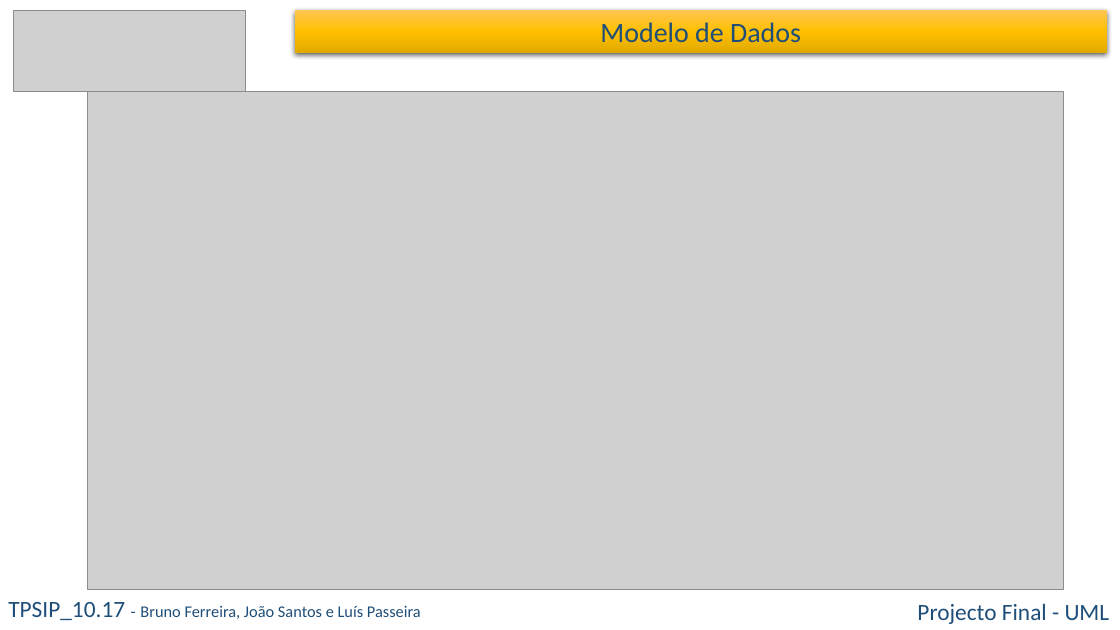
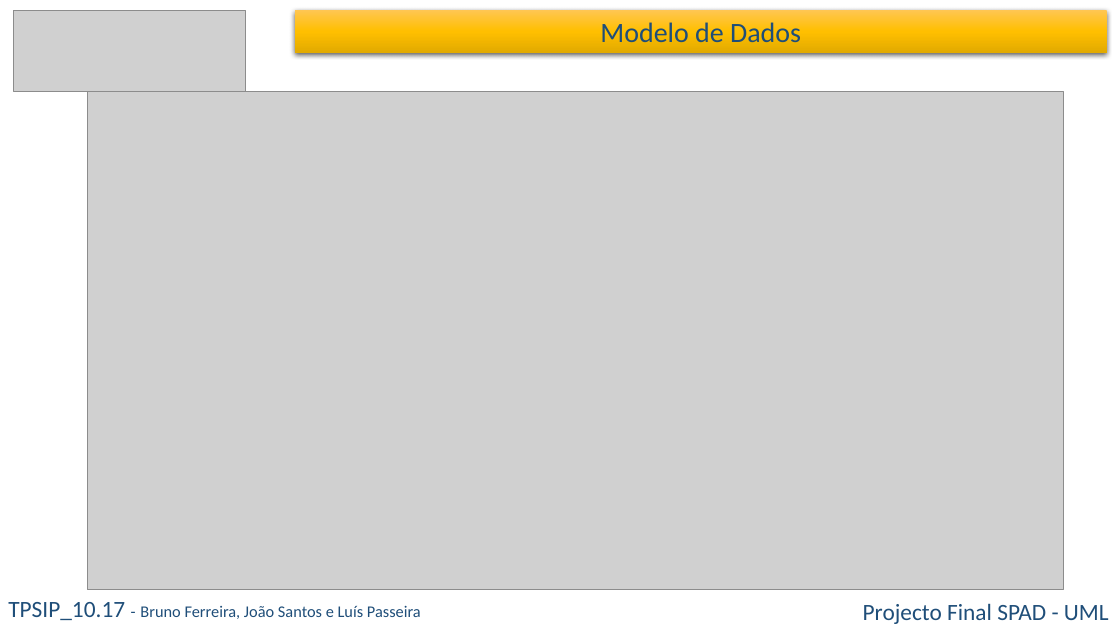
Before and after one commit to bmiguelmf/WizBall, a slide deck: slide 4 of 04 - Docs/01 - Project Manager/08 - UML/00 - Apresentação UML/UML Grupo 3.pptx. Drawn at 1120x630 pixels with LibreOffice and Linux fonts; fonts in the diff are those of the drawing; grey boxes stand for pictures. Boxes give left, top, right and bottom in pixels: in the first picture for what was removed or moved away, otherwise in the second. Text is boxed around its words. In the diff, an @@ line names an element or a change of style, - is before the commit and + after.

```diff
--- a/04 - Docs/01 - Project Manager/08 - UML/00 - Apresentação UML/UML Grupo 3.pptx
+++ b/04 - Docs/01 - Project Manager/08 - UML/00 - Apresentação UML/UML Grupo 3.pptx
@@ text at (863, 603, 1109, 624): text changed @@
-Projecto Final - UML
+Projecto Final SPAD - UML
```
Also in this commit, not shown: 8 other slides changed, 2 other files.
